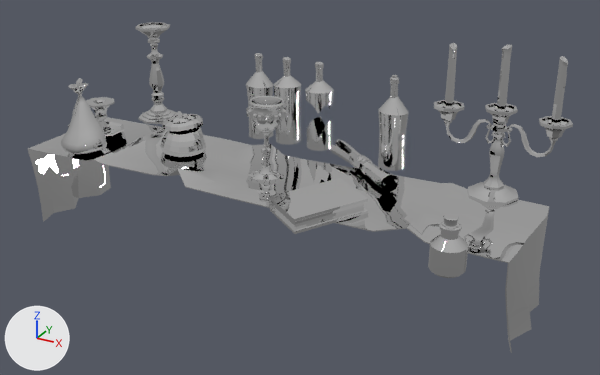
Before and after pictures for a commit that changed the FBX model Assets/Art/Models/Environment/Table Props.fbx.
Rendered twice from a camera (50 mm lens) standing at (1.62, 7.33, 2.32) and looking at (0.13, 10.04, 0.96). Lighting does not change. The marker at lower left points along +X, +Y and +Z. Where no turn or scale is listed for an object, it has been applied to the vertices. Vertices at the same position are counted once.

Before the edit, the objects in view are built like this:
```python
ob_book = bpy.data.objects.new('Book', me_book_001)
ob_book.location = (0.348, 9.782, 1.009)
ob_bottlebrokenbottom = bpy.data.objects.new('BottleBrokenBottom', me_bottlebrokenbottom_001)
ob_bottlebrokenbottom.location = (0.034, 10.391, 1.005)
ob_bottlebrokenbottom.rotation_euler = (1.571, -0.0135, 0.0)  # degrees (90, -0.8, 0)
ob_bottlebrokenbottom.scale = (1.5, 1.5, 1.5)
ob_bottlebrokentop = bpy.data.objects.new('BottleBrokenTop', me_bottlebrokentop_001)
ob_bottlebrokentop.location = (0.032, 10.39, 1.276)
ob_bottlebrokentop.rotation_euler = (1.571, -0.0135, 0.0)  # degrees (90, -0.8, 0)
ob_bottlebrokentop.scale = (1.5, 1.5, 1.5)
ob_bottleclosed = bpy.data.objects.new('BottleClosed', me_bottleclosed_001)
ob_bottleclosed.location = (0.402, 10.334, 1.005)
ob_bottleempty1 = bpy.data.objects.new('BottleEmpty1', me_bottleempty1_001)
ob_bottleempty1.location = (-0.268, 10.391, 1.005)
ob_bottleempty2 = bpy.data.objects.new('BottleEmpty2', me_bottleempty2_001)
ob_bottleempty2.location = (-0.125, 10.391, 1.005)
ob_candle3 = bpy.data.objects.new('Candle3', me_candle3_001)
ob_candle3.location = (1.059, 10.246, 1.288)
# also in view: 'MoneyBagClosed' at (-0.84, 9.86, 1.16); 'CandleStickLong' at (-0.84, 10.38, 1.23); 'MoneyBagOpen' at (-0.46, 10.06, 1.09); 'ScrollRolled' at (0.33, 10.21, 1.04); 'TableCloth' at (0.01, 10.0, 0.85)
```
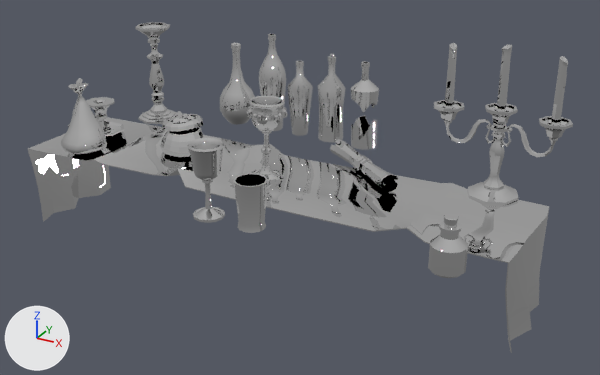
Where the change shows, as pixel boxes [x1, y1, x2, y2] in the pictures (600 x 375 px):
'Book', deleted: before [269, 178, 368, 234]
'BottleClosed', deleted: before [378, 75, 409, 171]
'Goblet', added: after [187, 138, 225, 223]
'Cup', added: after [233, 173, 268, 233]
'Bottle3', added: after [318, 56, 345, 142]
'BottleBrokenTop', reshaped, moved, turned, rescaled: before [305, 62, 334, 114]; after [351, 61, 379, 113]
'BottleEmpty2', deleted: before [273, 57, 301, 145]
'BottleBrokenBottom', reshaped, moved, turned, rescaled: before [307, 116, 332, 151]; after [351, 115, 377, 150]
'Bottle4', added: after [220, 43, 255, 125]
'Bottle2', added: after [287, 61, 313, 136]
'Bottle1', added: after [259, 34, 286, 131]
'BottleEmpty1', deleted: before [246, 53, 273, 139]

The change, as a diff of the scene's bpy script:
```diff
--- a/Assets/Art/Models/Environment/Table Props.fbx.py
+++ b/Assets/Art/Models/Environment/Table Props.fbx.py
@@ me_bottlebrokenbottom_001 @@
 # used by ob_bottlebrokenbottom; location = (0.034, 10.391, 1.005); rotation_euler = (1.571, -0.0135, 0.0), in degrees (90, -0.8, 0); scale = (1.5, 1.5, 1.5)
-me_bottlebrokenbottom_001.from_pydata(...)  # 57 vertices, 48 faces; spans x -0.038..0.0376, y 0.0..0.0952, z -0.0376..0.0376
+me_bottlebrokenbottom_001.from_pydata(...)  # 114 vertices, 112 faces; spans x -0.057..0.0565, y 0.0..0.1428, z -0.0565..0.0564
+# me_bottlebrokenbottom_001 part 2: the whole mesh is rebuilt
 me_bottlebrokenbottom_001.materials.append(mat_imphenziapixpal)
@@ me_bottlebrokentop_001 @@
 # used by ob_bottlebrokentop; location = (0.032, 10.39, 1.276); rotation_euler = (1.571, -0.0135, 0.0), in degrees (90, -0.8, 0); scale = (1.5, 1.5, 1.5)
-me_bottlebrokentop_001.from_pydata(...)  # 144 vertices, 129 faces; spans x -0.0409..0.0409, y -0.0732..0.0732, z -0.0409..0.0409
+me_bottlebrokentop_001.from_pydata(...)  # 160 vertices, 160 faces; spans x -0.0614..0.0614, y -0.1099..0.1062, z -0.0613..0.0613
+# me_bottlebrokentop_001 part 1: 144 vertices removed from x -0.0409..0.0409, y -0.0732..0.0732, z -0.0409..0.0409; 160 vertices added at x -0.0614..0.0614, y -0.1099..0.1062, z -0.0613..0.0613
 me_bottlebrokentop_001.materials.append(mat_imphenziapixpal)
@@ ob_bottleclosed @@
-ob_bottleclosed = bpy.data.objects.new('BottleClosed', me_bottleclosed_001)
@@ ob_bottlebrokenbottom @@
 ob_bottlebrokenbottom = bpy.data.objects.new('BottleBrokenBottom', me_bottlebrokenbottom_001)
-ob_bottlebrokenbottom.location = (0.034, 10.391, 1.005)
-ob_bottlebrokenbottom.rotation_euler = (1.571, -0.0135, 0.0)  # degrees (90, -0.8, 0)
-ob_bottlebrokenbottom.scale = (1.5, 1.5, 1.5)
+ob_bottlebrokenbottom.location = (0.198, 10.5, 1.005)
+ob_bottlebrokenbottom.rotation_euler = (1.571, 0.0, 0.0)  # degrees (90, 0, 0)
@@ ob_bottleempty2 @@
-ob_bottleempty2 = bpy.data.objects.new('BottleEmpty2', me_bottleempty2_001)
@@ ob_book @@
-ob_book = bpy.data.objects.new('Book', me_book_001)
@@ ob_bottleempty1 @@
-ob_bottleempty1 = bpy.data.objects.new('BottleEmpty1', me_bottleempty1_001)
@@ ob_bottlebrokentop @@
 ob_bottlebrokentop = bpy.data.objects.new('BottleBrokenTop', me_bottlebrokentop_001)
-ob_bottlebrokentop.location = (0.032, 10.39, 1.276)
-ob_bottlebrokentop.rotation_euler = (1.571, -0.0135, 0.0)  # degrees (90, -0.8, 0)
-ob_bottlebrokentop.scale = (1.5, 1.5, 1.5)
+ob_bottlebrokentop.location = (0.195, 10.499, 1.276)
+ob_bottlebrokentop.rotation_euler = (1.571, 0.0, 0.0)  # degrees (90, 0, 0)
@@ ob_bottle3 @@
+ob_bottle3 = bpy.data.objects.new('Bottle3', me_bottle3_001)  # 258 vertices, 256 faces; spans x -0.061..0.061, y -0.061..0.061, z 0.0..0.377; in mat_imphenziapixpal (its picture is missing)
+ob_bottle3.location = (0.03, 10.509, 1.005)
@@ ob_cup @@
+ob_cup = bpy.data.objects.new('Cup', me_cup_001)  # 61 vertices, 60 faces; spans x -0.06..0.06, y -0.06..0.06, z 0.0..0.18; in mat_imphenziapixpal (its picture is missing)
+ob_cup.location = (0.187, 9.577, 1.0)
@@ ob_bottle1 @@
+ob_bottle1 = bpy.data.objects.new('Bottle1', me_bottle1_001)  # 306 vertices, 304 faces; spans x -0.063..0.063, y -0.063..0.063, z 0.0..0.444; in mat_imphenziapixpal (its picture is missing)
+ob_bottle1.location = (-0.268, 10.5, 1.005)
@@ ob_bottle4 @@
+ob_bottle4 = bpy.data.objects.new('Bottle4', me_bottle4_001)  # 370 vertices, 368 faces; spans x -0.088..0.088, y -0.088..0.088, z 0.0..0.38; in mat_imphenziapixpal (its picture is missing)
+ob_bottle4.location = (-0.461, 10.5, 1.005)
@@ ob_goblet @@
+ob_goblet = bpy.data.objects.new('Goblet', me_goblet_001)  # 278 vertices, 280 faces; spans x -0.064..0.064, y -0.064..0.064, z 0.0..0.282; in mat_imphenziapixpal (its picture is missing)
+ob_goblet.location = (0.004, 9.577, 1.0)
@@ ob_bottle2 @@
+ob_bottle2 = bpy.data.objects.new('Bottle2', me_bottle2_001)  # 210 vertices, 208 faces; spans x -0.056..0.058, y -0.058..0.056, z 0.0..0.339; in mat_imphenziapixpal (its picture is missing)
+ob_bottle2.location = (-0.125, 10.5, 1.005)
```
